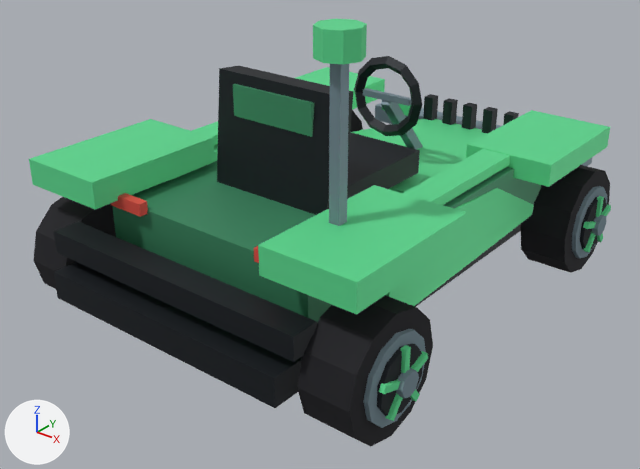
The glTF model DLC/Marathon/assets/kart/marathon/marathon-classic-security-officer/kart.glb as it was, and as the next commit left it.
The view is the same before and after, from a 50 mm lens placed at (2.74, -3.61, 2.48), pointed at (0.0, -0.18, 0.36). Lighting does not change. The marker at lower left points along +X, +Y and +Z. The older version comes first. Where no turn or scale is listed for an object, it has been applied to the vertices. Vertices at exactly the same position are counted once.

Names of what the first picture shows: 'chassis', 'wheel-front-left', 'wheel-front-right', 'wheel-rear-left', 'wheel-rear-right'.
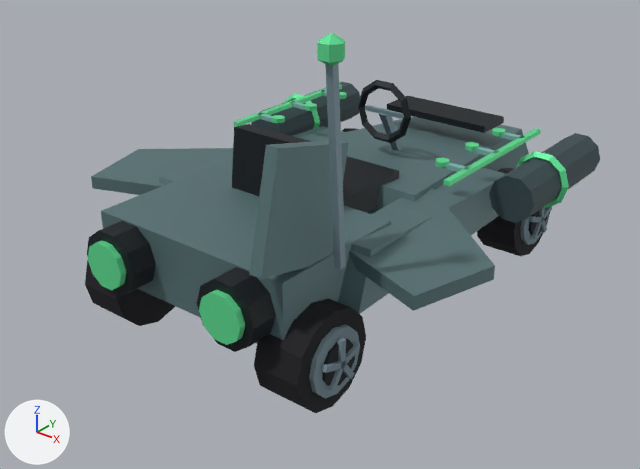
The change, as a list of edits to the scene's bpy script:
```text
Change me_wheel_front_left:
    remove me_wheel_front_left.from_pydata(...)  # 132 vertices, 228 faces; spans x -0.22..0.135, y -0.31..0.31, z -0.31..0.31
    add me_wheel_front_left.from_pydata(...)  # 113 vertices, 196 faces; spans x -0.182..0.125, y -0.25..0.25, z -0.25..0.25
    me_wheel_front_left part 1: the loose piece of 26 vertices spanning x -0.135..0.135, y -0.31..0.31, z -0.31..0.31 is rebuilt with 51 vertices and now spans x -0.149..0.125, y -0.25..0.25, z -0.25..0.25
    other edits to the shape of me_wheel_front_left do not show in these pictures
Change me_wheel_rear_left:
    remove me_wheel_rear_left.from_pydata(...)  # 132 vertices, 228 faces; spans x -0.22..0.135, y -0.31..0.31, z -0.31..0.31
    add me_wheel_rear_left.from_pydata(...)  # 113 vertices, 196 faces; spans x -0.182..0.125, y -0.25..0.25, z -0.25..0.25
    me_wheel_rear_left part 2: the loose piece of 26 vertices spanning x -0.135..0.135, y -0.31..0.31, z -0.31..0.31 is rebuilt with 51 vertices and now spans x -0.149..0.125, y -0.25..0.25, z -0.25..0.25
    other edits to the shape of me_wheel_rear_left do not show in these pictures
Change me_wheel_front_right:
    remove me_wheel_front_right.from_pydata(...)  # 132 vertices, 228 faces; spans x -0.135..0.22, y -0.31..0.31, z -0.31..0.31
    add me_wheel_front_right.from_pydata(...)  # 113 vertices, 196 faces; spans x -0.125..0.182, y -0.25..0.25, z -0.25..0.25
    me_wheel_front_right part 3: a new loose piece, a 10-sided cylinder along x spanning x 0.14..0.166, y -0.107..0.107, z -0.112..0.113, in mat_wheel_vertex_colours
    me_wheel_front_right part 4: a new loose piece, a box spanning x 0.157..0.182, y -0.015..0.015, z 0.0..0.125, in mat_wheel_vertex_colours
    me_wheel_front_right part 5: the loose piece of 26 vertices spanning x -0.135..0.135, y -0.31..0.31, z -0.31..0.31 is rebuilt with 51 vertices and now spans x -0.125..0.149, y -0.25..0.25, z -0.25..0.25
    me_wheel_front_right part 6: 106 vertices removed from x 0.133..0.22, y -0.217..0.217, z -0.217..0.217; 32 vertices added at x 0.157..0.182, y -0.124..0.124, z -0.11..0.053
Change me_wheel_rear_right:
    remove me_wheel_rear_right.from_pydata(...)  # 132 vertices, 228 faces; spans x -0.135..0.22, y -0.31..0.31, z -0.31..0.31
    add me_wheel_rear_right.from_pydata(...)  # 113 vertices, 196 faces; spans x -0.125..0.182, y -0.25..0.25, z -0.25..0.25
    me_wheel_rear_right part 7: a new loose piece, a 10-sided cylinder along x spanning x 0.14..0.166, y -0.107..0.107, z -0.112..0.113, in mat_wheel_vertex_colours
    me_wheel_rear_right part 8: a new loose piece, a box spanning x 0.157..0.182, y -0.015..0.015, z 0.0..0.125, in mat_wheel_vertex_colours
    me_wheel_rear_right part 9: the loose piece of 26 vertices spanning x -0.135..0.135, y -0.31..0.31, z -0.31..0.31 is rebuilt with 51 vertices and now spans x -0.125..0.149, y -0.25..0.25, z -0.25..0.25
    me_wheel_rear_right part 10: 106 vertices removed from x 0.133..0.22, y -0.217..0.217, z -0.217..0.217; 32 vertices added at x 0.157..0.182, y -0.124..0.124, z -0.11..0.053
Remove ob_chassis:
    ob_chassis = bpy.data.objects.new('chassis', me_chassis)
Change ob_wheel_front_left:
    ob_wheel_front_left.location: (-0.91, 0.99, 0.31) -> (-0.59, 0.98, 0.25)
Change ob_wheel_rear_left:
    ob_wheel_rear_left.location: (-0.91, -0.99, 0.31) -> (-0.59, -0.98, 0.25)
Change ob_wheel_front_right:
    ob_wheel_front_right.location: (0.91, 0.99, 0.31) -> (0.59, 0.98, 0.25)
Change ob_wheel_rear_right:
    ob_wheel_rear_right.location: (0.91, -0.99, 0.31) -> (0.59, -0.98, 0.25)
Add ob_identity_shuttle_motif_plasma:
    ob_identity_shuttle_motif_plasma = bpy.data.objects.new('identity-shuttle-motif-plasma', me_identity_shuttle_motif_plasma)  # 160 vertices, 304 faces; spans x -1.02..1.02, y 0.34..1.23, z 0.46..0.78
    ob_identity_shuttle_motif_plasma.location = (0.0, 0.0, 0.0)
Add ob_identity_shuttle_motif_antenna:
    ob_identity_shuttle_motif_antenna = bpy.data.objects.new('identity-shuttle-motif-antenna', me_identity_shuttle_motif_antenna)  # 22 vertices, 36 faces; spans x 0.654..0.766, y -1.049..-0.913, z 0.699..1.715
    ob_identity_shuttle_motif_antenna.location = (0.0, 0.0, 0.0)
Add ob_identity_shuttle_motif_circuit:
    ob_identity_shuttle_motif_circuit = bpy.data.objects.new('identity-shuttle-motif-circuit', me_identity_shuttle_motif_circuit)  # 148 vertices, 240 faces; spans x -0.728..0.728, y -0.075..0.915, z 0.798..0.832
    ob_identity_shuttle_motif_circuit.location = (0.0, 0.0, 0.0)
Add ob_identity_shuttle_driver_cockpit:
    ob_identity_shuttle_driver_cockpit = bpy.data.objects.new('identity-shuttle-driver-cockpit', me_identity_shuttle_driver_cockpit)  # 80 vertices, 140 faces; spans x -0.3..0.3, y -0.557..0.679, z 0.459..1.086
    ob_identity_shuttle_driver_cockpit.location = (0.0, 0.0, 0.0)
Add ob_identity_shuttle_shuttle_flight_planform:
    ob_identity_shuttle_shuttle_flight_planform = bpy.data.objects.new('identity-shuttle-shuttle-flight-planform', me_identity_shuttle_shuttle_flight_planform)  # 156 vertices, 264 faces; spans x -1.18..1.18, y -1.34..1.65, z 0.28..1.28
    ob_identity_shuttle_shuttle_flight_planform.location = (0.0, 0.0, 0.0)
```

Boxes (x1, y1, x2, y2) around the edits, measured in the pictures (640 x 469 px):
'chassis', deleted: before (29, 19, 610, 408)
'identity-shuttle-shuttle-flight-planform', added (cyan): after (87, 96, 529, 352)
'wheel-rear-right', reshaped, moved (18% narrower, 25% shorter): before (297, 295, 433, 447); after (254, 299, 366, 413)
'wheel-front-right', reshaped, moved (17% narrower, 18% shorter): before (520, 165, 611, 273); after (477, 168, 552, 256)
'identity-shuttle-motif-plasma', added (cyan): after (251, 82, 600, 223)
'identity-shuttle-driver-cockpit', added: after (232, 80, 411, 212)
'wheel-rear-left', reshaped, moved: before (33, 197, 116, 289); after (85, 260, 175, 326)
'identity-shuttle-motif-antenna', added (blue): after (317, 33, 346, 270)
'identity-shuttle-motif-circuit', added: after (234, 84, 541, 186)
'wheel-front-left', reshaped, moved (mostly hidden): before (350, 110, 363, 132); after (342, 128, 358, 132)
part 3 of me_wheel_front_right, added: after (529, 208, 547, 236)
part 4 of me_wheel_front_right, added: after (539, 208, 545, 220)
part 5 of me_wheel_front_right, rebuilt (19% narrower, 18% shorter): before (520, 165, 610, 273); after (477, 168, 550, 256)
part 6 of me_wheel_front_right, cut back: before (572, 186, 611, 259); after (530, 206, 552, 239)
part 7 of me_wheel_rear_right, added: after (322, 339, 355, 386)
part 8 of me_wheel_rear_right, added: after (337, 338, 346, 365)
part 9 of me_wheel_rear_right, rebuilt (18% narrower, 25% shorter): before (297, 295, 433, 447); after (254, 299, 366, 413)
part 10 of me_wheel_rear_right, cut back: before (363, 328, 428, 428); after (322, 342, 360, 392)
